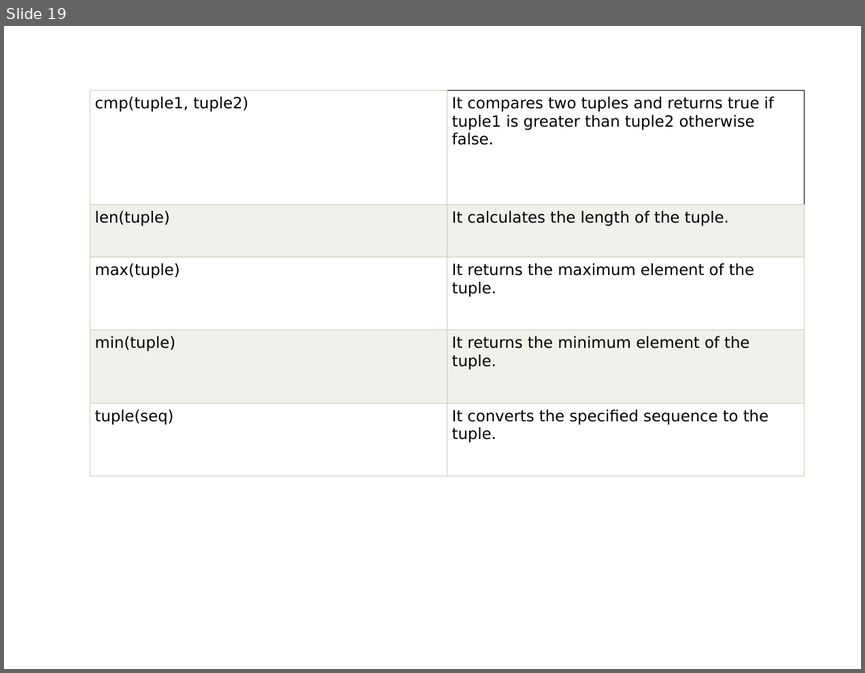
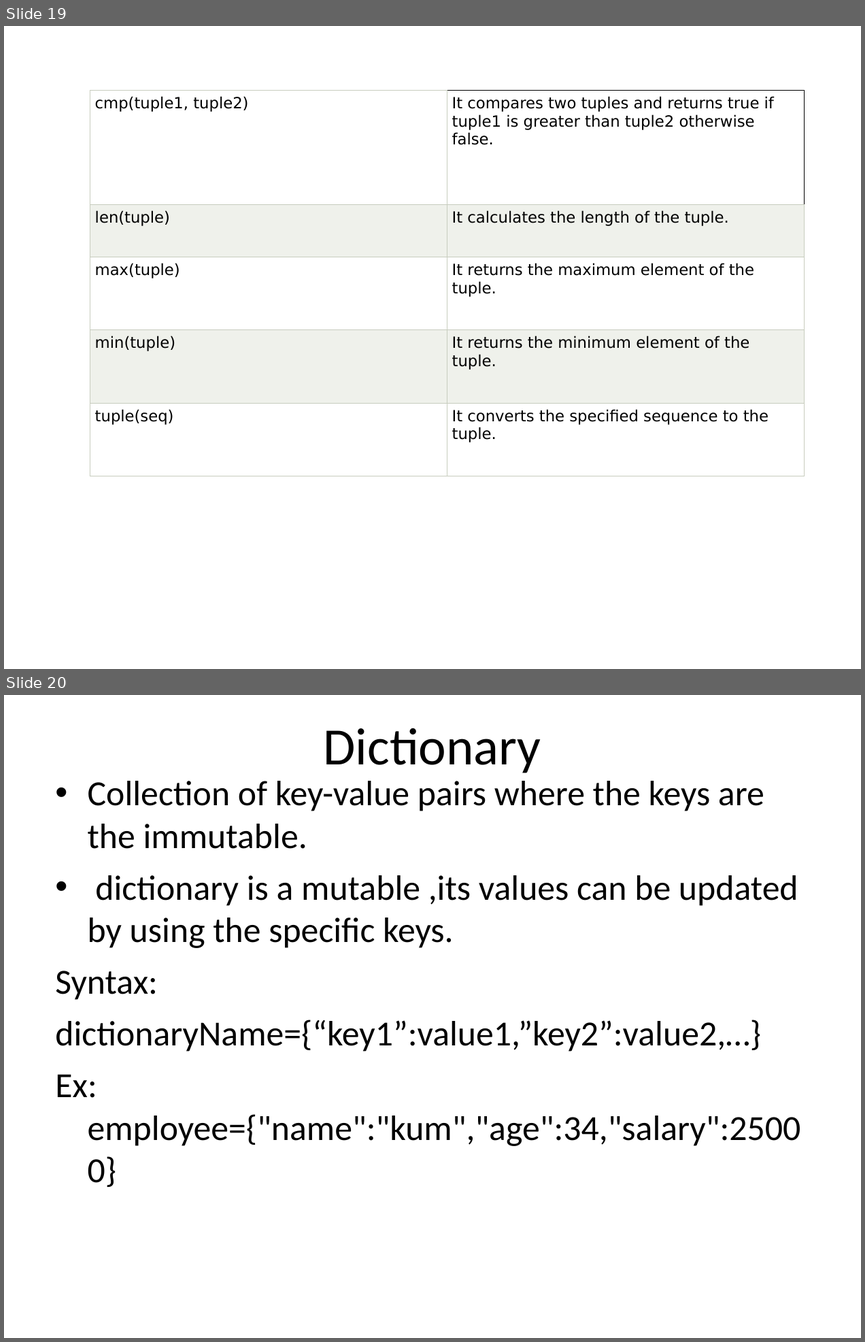
Before and after one commit to vishalamc/pythonexamples, a slide deck: Data Structure in Python.ppt. Shown one above the other, each under a label of ours: slide 19 before the commit, slides 19 and 20 after it. The pictures are 865x673 and 865x1342 pixels, drawn with LibreOffice and Linux fonts; fonts in the diff are those of the drawing. Boxes give left, top, right and bottom in pixels: in the first picture for what was removed or moved away, otherwise in the second. Text is boxed around its words. In the diff, an @@ line names an element or a change of style, - is before the commit and + after.

```diff
--- a/Data Structure in Python.ppt
+++ b/Data Structure in Python.ppt
@@ slide 20 added at [4,695,861,1338], background #FFFFFF @@
@@ title added at [324,728,541,773], 44 pt, text #000000 @@
+Dictionary
@@ text added at [55,781,801,1146], 29.6 pt, text #000000 @@
+• Collection of key-value pairs where the keys are the immutable.
+• dictionary is a mutable ,its values can be updated by using the specific keys.
+Syntax:
+dictionaryName={“key1”:value1,”key2”:value2,…}
+Ex: employee={"name":"kum","age":34,"salary":25000}
```
Also in this commit, not shown: 10 other slides added, 7 other files.
